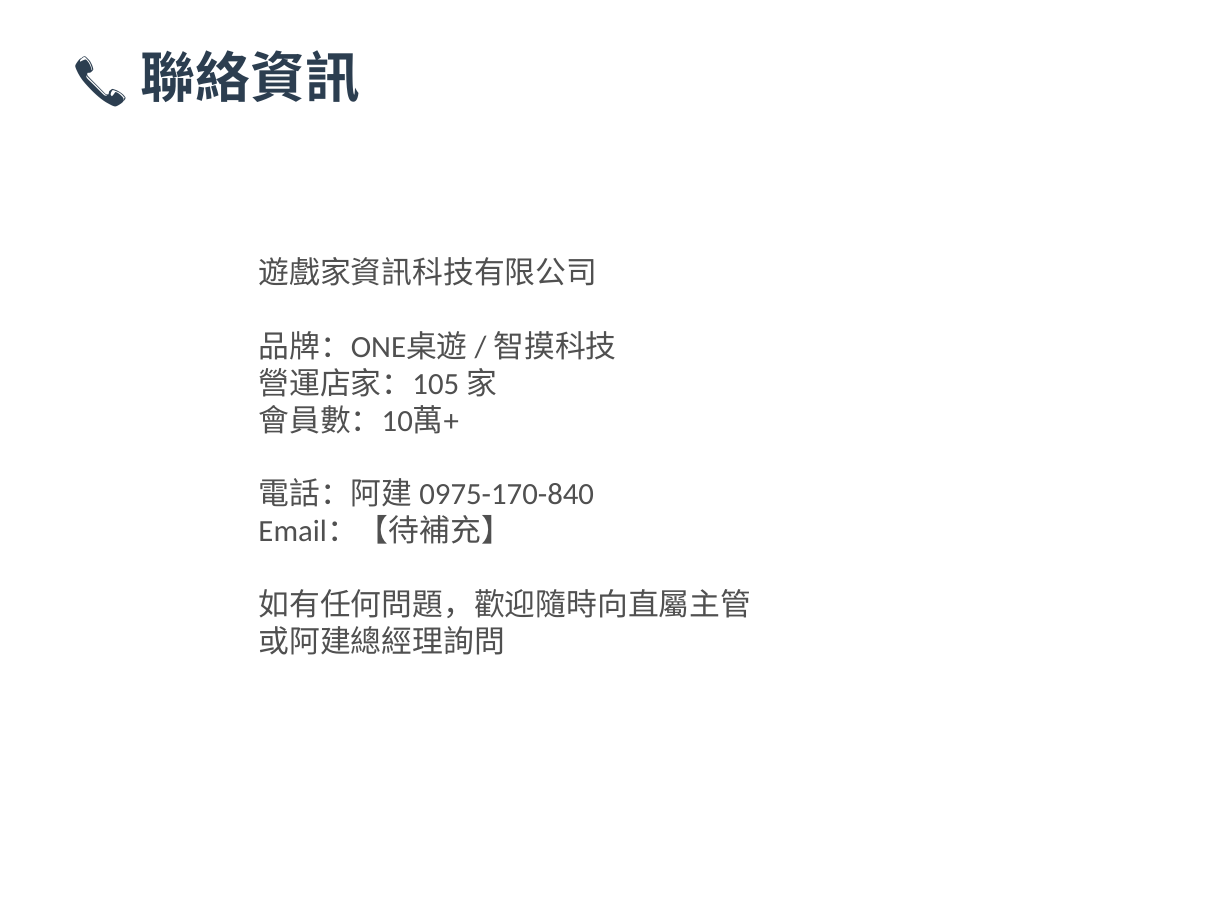
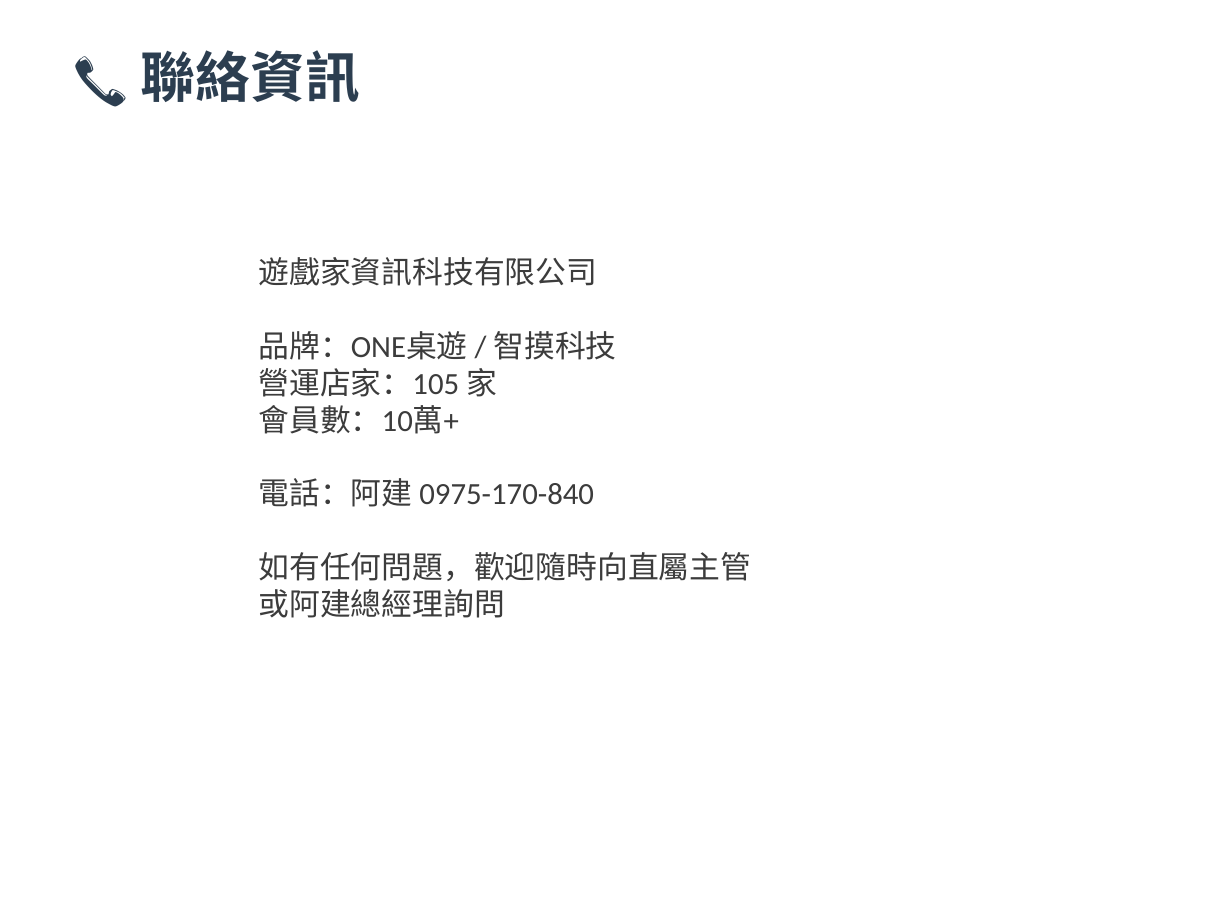
Before and after one commit to ken0900101318-beep/company-training, a slide deck: slide 24 of 遊戲家新人教育訓練（完整版 v2.1 - 24張）.pptx. Drawn at 1232x924 pixels with LibreOffice and Linux fonts; fonts in the diff are those of the drawing. Boxes give left, top, right and bottom in pixels: in the first picture for what was removed or moved away, otherwise in the second. Text is boxed around its words. In the diff, an @@ line names an element or a change of style, - is before the commit and + after.

```diff
--- a/遊戲家新人教育訓練（完整版 v2.1 - 24張）.pptx
+++ b/遊戲家新人教育訓練（完整版 v2.1 - 24張）.pptx
@@ text "遊戲家資訊科技有限公司" at [258, 257, 751, 618]: text colour #505050 to #3C3C3C @@
@@ text at [258, 516, 511, 544]: paragraph removed @@
-Email：【待補充】
```
Also in this commit, not shown: 22 other slides changed.
